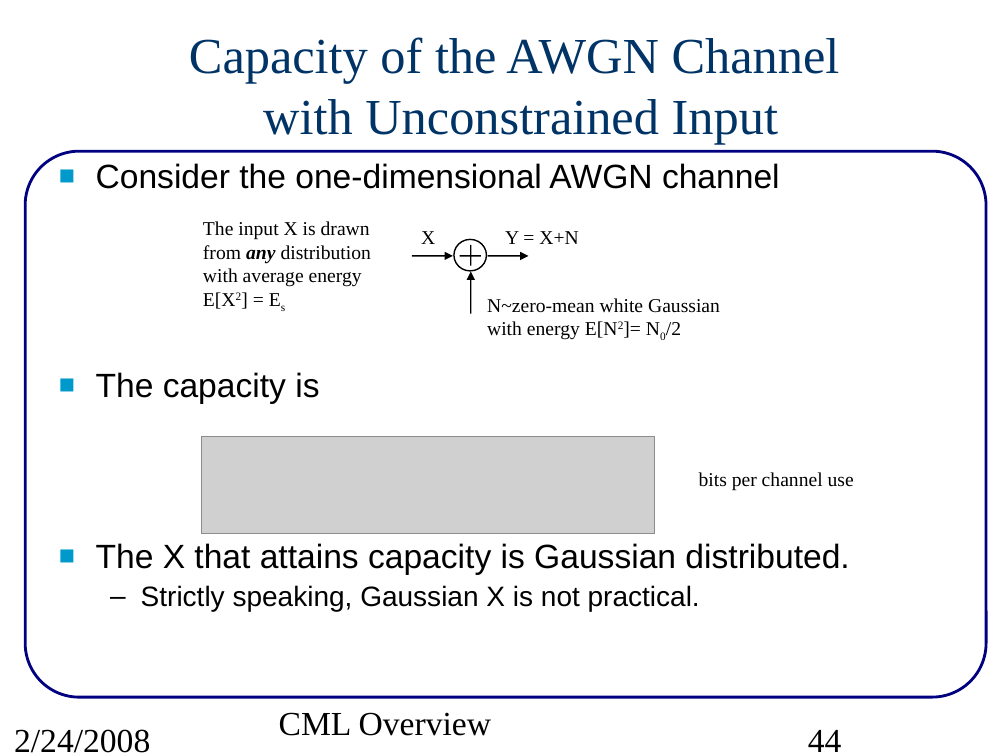
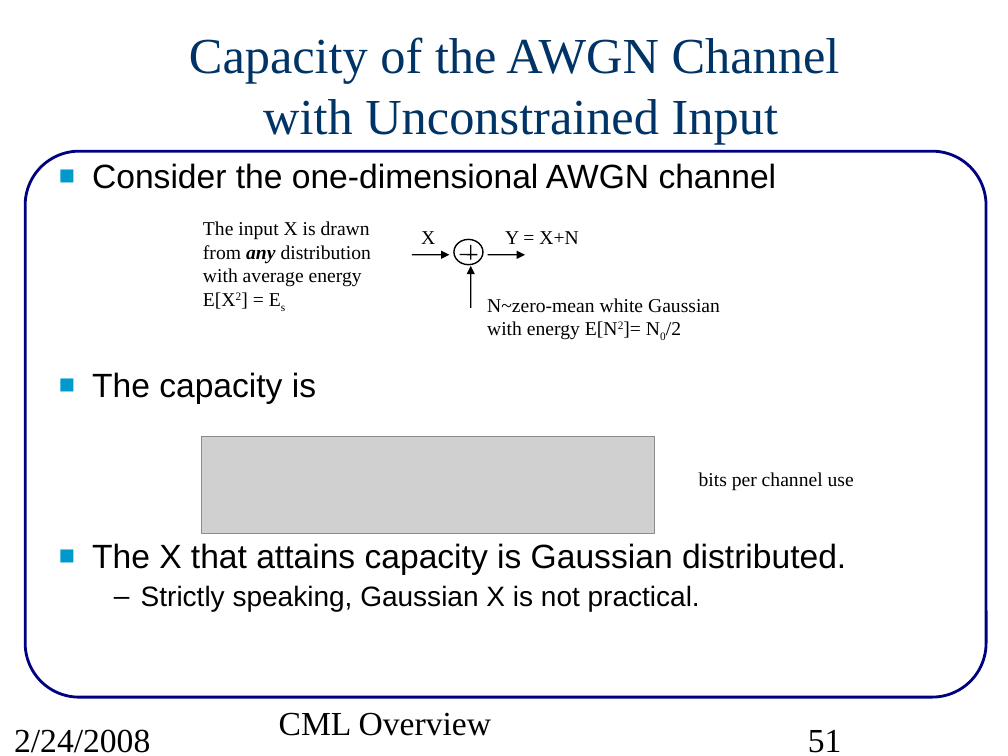
Before and after one commit to marcusmueller/iscml, a slide deck: slide 51 of pcs/projects/cml/doc/src/CMLoverview.ppt (slide 44 before the commit). Drawn at 1008x756 pixels with LibreOffice and Linux fonts; fonts in the diff are those of the drawing; grey boxes stand for pictures. Boxes give left, top, right and bottom in pixels: in the first picture for what was removed or moved away, otherwise in the second. Text is boxed around its words. In the diff, an @@ line names an element or a change of style, - is before the commit and + after.

```diff
--- a/pcs/projects/cml/doc/src/CMLoverview.ppt
+++ b/pcs/projects/cml/doc/src/CMLoverview.ppt
@@ text "Consider the one-dimensional AWGN channel" at bbox=[92, 163, 846, 611]: indent changed @@
@@ ellipse: place and size @@
-ellipse at bbox=[454, 240, 486, 271]
+ellipse at bbox=[454, 240, 483, 265]
@@ 2 arrows, 1 line: place and size @@
-2 arrows, 1 line at bbox=[412, 256, 528, 256]
+2 arrows, 1 line at bbox=[412, 255, 525, 255]
@@ arrow moved from (471, 313) - (471, 271) to (471, 307) - (471, 266) @@
@@ line moved from (471, 245) - (471, 266) to (471, 245) - (471, 260) @@
@@ page number at bbox=[808, 730, 842, 753]: text changed @@
-44
+51
```
Also in this commit, not shown: 91 other slides changed, 17 slides added, 4 other files.
